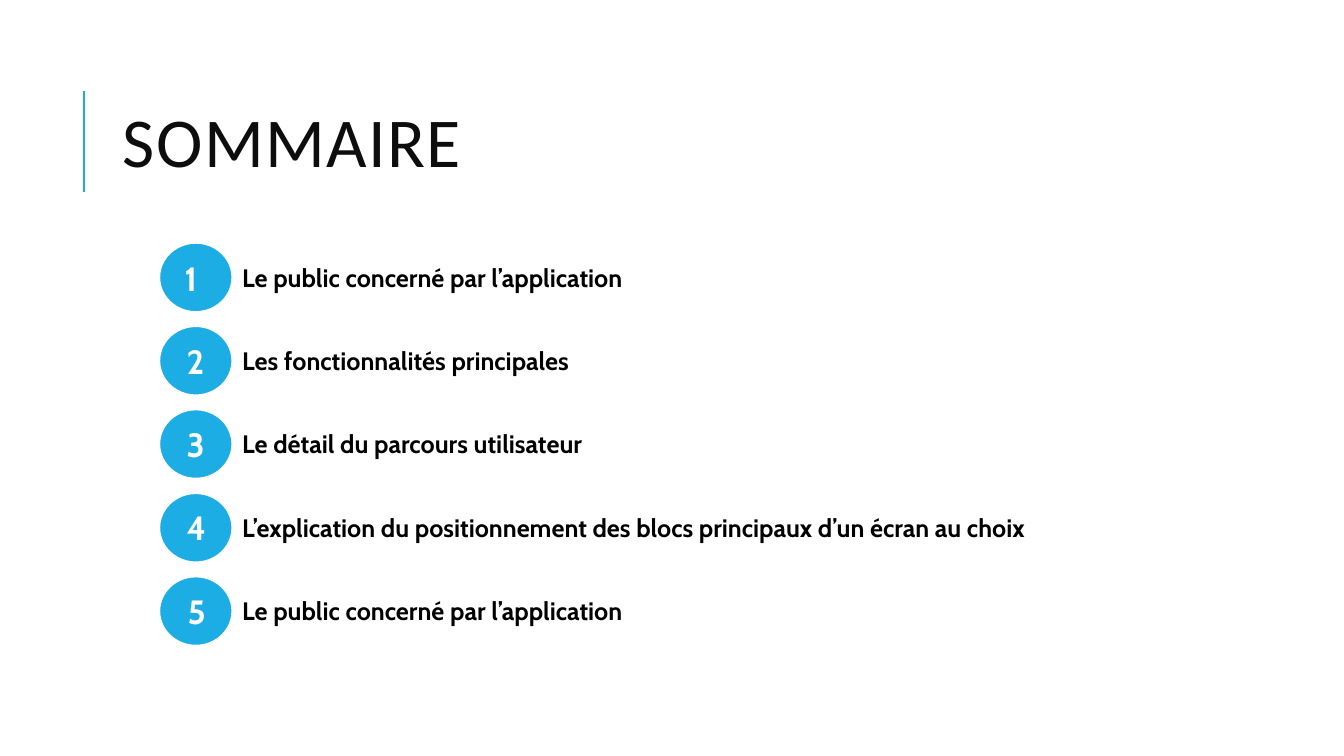
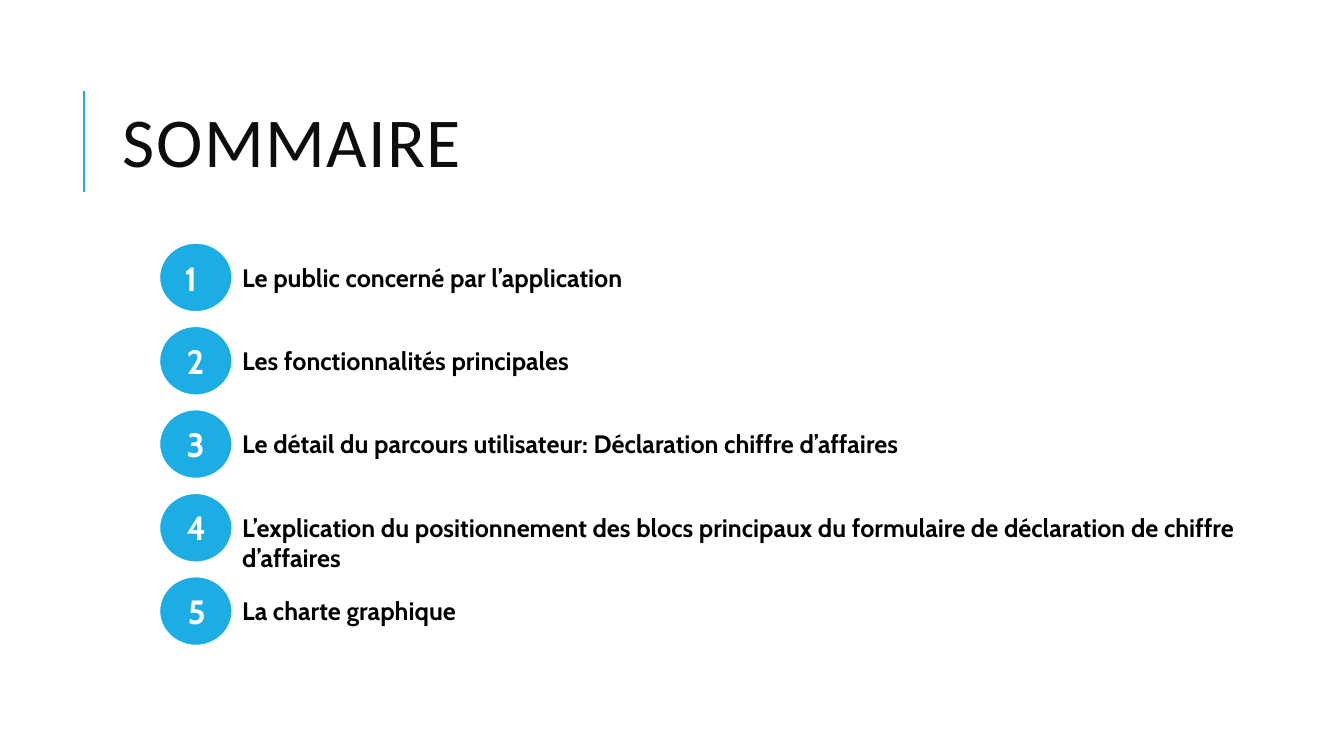
Before and after one commit to AmauryDoux/UrssaffMobile, a slide deck: slide 2 of AmauryDoux-UrssafMobile presentation.pptx. Drawn at 1344x756 pixels with LibreOffice and Linux fonts; fonts in the diff are those of the drawing. Boxes give left, top, right and bottom in pixels: in the first picture for what was removed or moved away, otherwise in the second. Text is boxed around its words. In the diff, an @@ line names an element or a change of style, - is before the commit and + after.

```diff
--- a/AmauryDoux-UrssafMobile presentation.pptx
+++ b/AmauryDoux-UrssafMobile presentation.pptx
@@ text at (x1=242, y1=434, x2=898, y2=459): text changed @@
-Le détail du parcours utilisateur
+Le détail du parcours utilisateur: Déclaration chiffre d’affaires
@@ text at (x1=242, y1=518, x2=1234, y2=568): text changed @@
-L’explication du positionnement des blocs principaux d’un écran au choix
+L’explication du positionnement des blocs principaux du formulaire de déclaration de chiffre d’affaires
@@ text at (x1=242, y1=601, x2=456, y2=627): text changed @@
-Le public concerné par l’application
+La charte graphique
```
Also in this commit, not shown: 6 other slides changed, 4 slides added, 5 slides removed.
